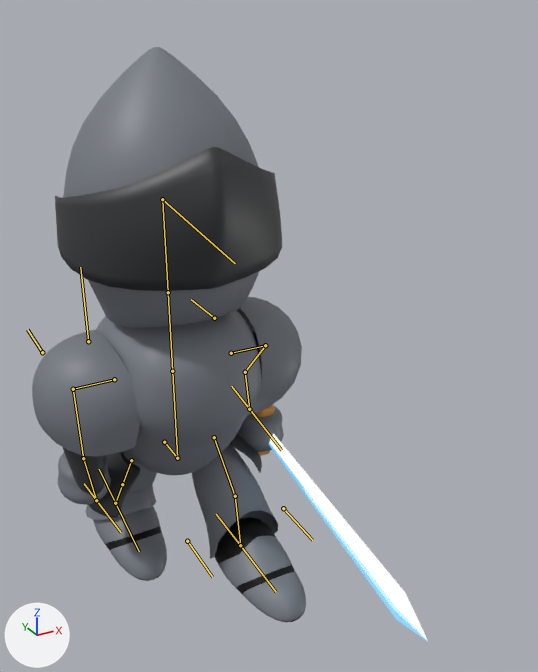
The Blender file Assets/blender/caballero/caballero2.blend: old version first, new version second.
Both versions are drawn from a 50 mm lens placed at (-0.668, -1.774, 1.521), pointed at (0.141, -0.303, 0.785). The lights are fixed; the arrows at lower left show +X, +Y and +Z. Both versions are drawn at frame 11 of the action 'ArmatureAction'; the numbers are the values there. The bones that bend it are drawn over the model as lines.

The first picture shows 'arms', 'body', 'casco', 'espada', 'hand', 'pie1', 'pierna', 'tapabarro', 'visera'.
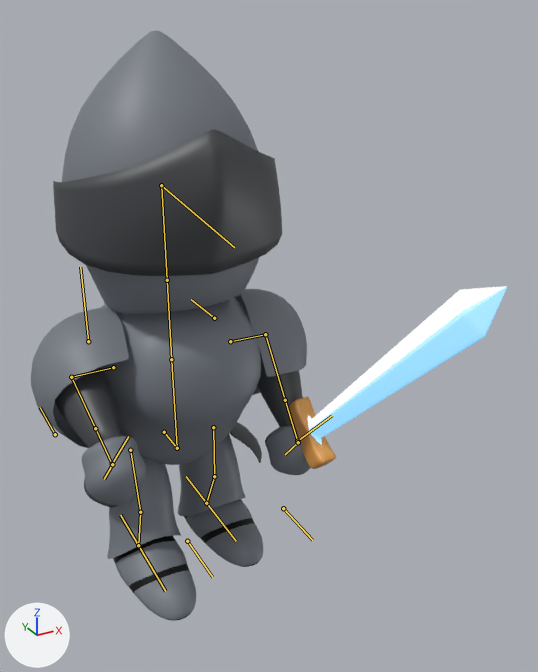
Location of each change, [x1, y1, x2, y2] in pixels of the pictures (538 x 672 px):
'visera', posed
    before: [55, 147, 282, 291]
    after: [53, 129, 282, 276]
'casco', posed
    before: [63, 47, 259, 328]
    after: [62, 30, 259, 314]
'body', posed
    before: [96, 310, 261, 475]
    after: [101, 298, 261, 465]
'arms', posed (20% shorter)
    before: [32, 297, 302, 495]
    after: [31, 289, 307, 448]
'espada', posed (27% wider, 23% shorter)
    before: [255, 404, 428, 641]
    after: [287, 286, 507, 469]
'pie1', posed (29% narrower)
    before: [93, 506, 306, 622]
    after: [113, 499, 263, 621]
'pierna', posed (28% narrower, 10% taller)
    before: [85, 444, 278, 558]
    after: [107, 434, 246, 559]
'hand', posed (19% shorter)
    before: [58, 406, 284, 505]
    after: [82, 425, 311, 505]
'tapabarro', posed
    before: [88, 433, 262, 518]
    after: [84, 422, 262, 508]
bone 'torso1.001', root to tip
    before: (164, 442) to (177, 458)
    after: (164, 432) to (177, 448)
bone 'pie_tk.L', root to tip
    before: (240, 545) to (216, 514)
    after: (206, 503) to (186, 476)
bone 'mano_tk.L', root to tip
    before: (249, 409) to (231, 386)
    after: (298, 442) to (285, 454)
bone 'pie_tk.R', root to tip
    before: (115, 503) to (99, 469)
    after: (138, 545) to (120, 515)
bone 'mano_tk.R', root to tip
    before: (96, 500) to (84, 483)
    after: (112, 464) to (104, 479)

Diff of the bpy script that builds the scene:
```diff
--- a/Assets/blender/caballero/caballero2.blend.py
+++ b/Assets/blender/caballero/caballero2.blend.py
@@ bone_torso1_001 @@
 bone_torso1_001 = bpy.data.objects['Armature'].pose.bones['torso1.001']  # child of 'base'
-bone_torso1_001.location = (0.0, 0.0, -0.035)
+bone_torso1_001.location = (0.0, 0.0, 0.0)
@@ bone_pie_tk_l @@
 bone_pie_tk_l = bpy.data.objects['Armature'].pose.bones['pie_tk.L']
-bone_pie_tk_l.location = (0.003, -0.208, 0.0)
-bone_pie_tk_l.rotation_quaternion = (1.0, 0.0, 0.0, -0.008)  # degrees (0, 0, -1)
+bone_pie_tk_l.location = (0.0, 0.041, 0.0)
+bone_pie_tk_l.rotation_quaternion = (1.0, 0.0, 0.0, 0.0)  # degrees (0, 0, 0)
@@ bone_mano_tk_l @@
 bone_mano_tk_l = bpy.data.objects['Armature'].pose.bones['mano_tk.L']
-bone_mano_tk_l.location = (0.015, 0.108, 0.0)
-bone_mano_tk_l.rotation_euler = (0.0, 0.0, -0.192)  # degrees (0, 0, -11)
+bone_mano_tk_l.location = (0.054, -0.192, 0.0)
+bone_mano_tk_l.rotation_euler = (-0.0698, 0.0524, 0.803)  # degrees (-4, 3, 46)
@@ bone_pie_tk_r @@
 bone_pie_tk_r = bpy.data.objects['Armature'].pose.bones['pie_tk.R']
-bone_pie_tk_r.location = (-0.015, 0.164, 0.0)
-bone_pie_tk_r.rotation_quaternion = (0.996, 0.0, 0.0, 0.093)  # degrees (0, 0, 11)
+bone_pie_tk_r.location = (0.0, -0.056, 0.0)
+bone_pie_tk_r.rotation_quaternion = (1.0, 0.0, 0.0, 0.0)  # degrees (0, 0, 0)
@@ bone_mano_tk_r @@
 bone_mano_tk_r = bpy.data.objects['Armature'].pose.bones['mano_tk.R']
-bone_mano_tk_r.location = (-0.007, -0.12, 0.0)
-bone_mano_tk_r.rotation_quaternion = (0.996, 0.0, 0.0, -0.095)  # degrees (0, 0, -11)
+bone_mano_tk_r.location = (-0.227, -0.309, 0.0)
+bone_mano_tk_r.rotation_quaternion = (0.92, 0.0, 0.0, -0.391)  # degrees (0, 0, -46)
```
